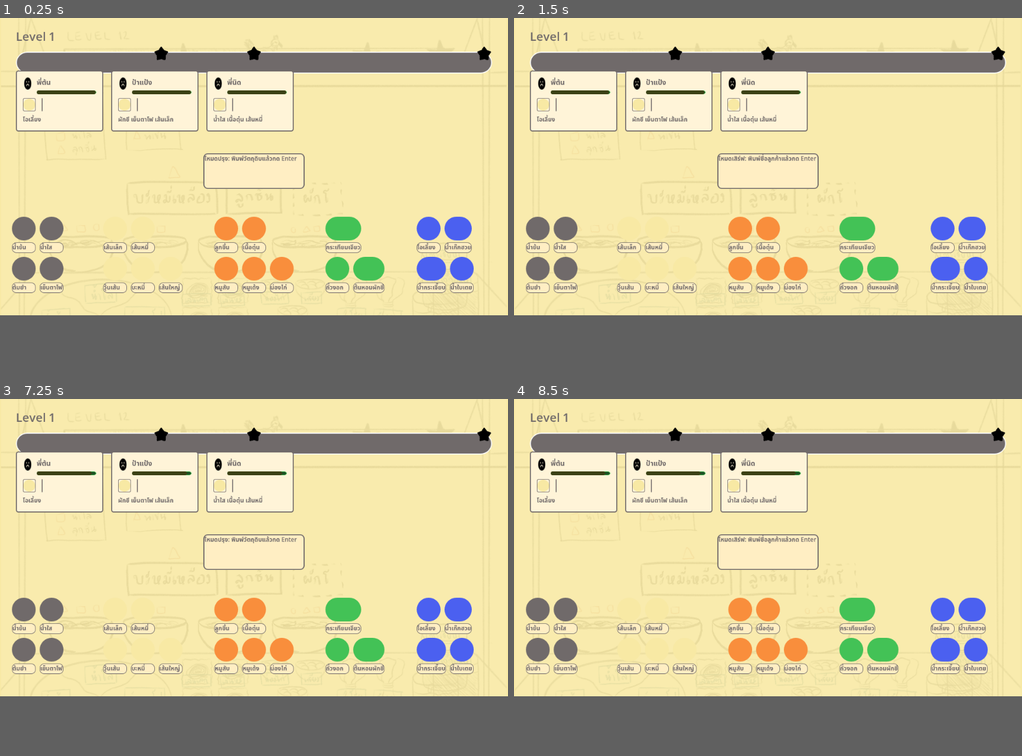
Above: before the commit, frames 1-4 (two rows, left to right).
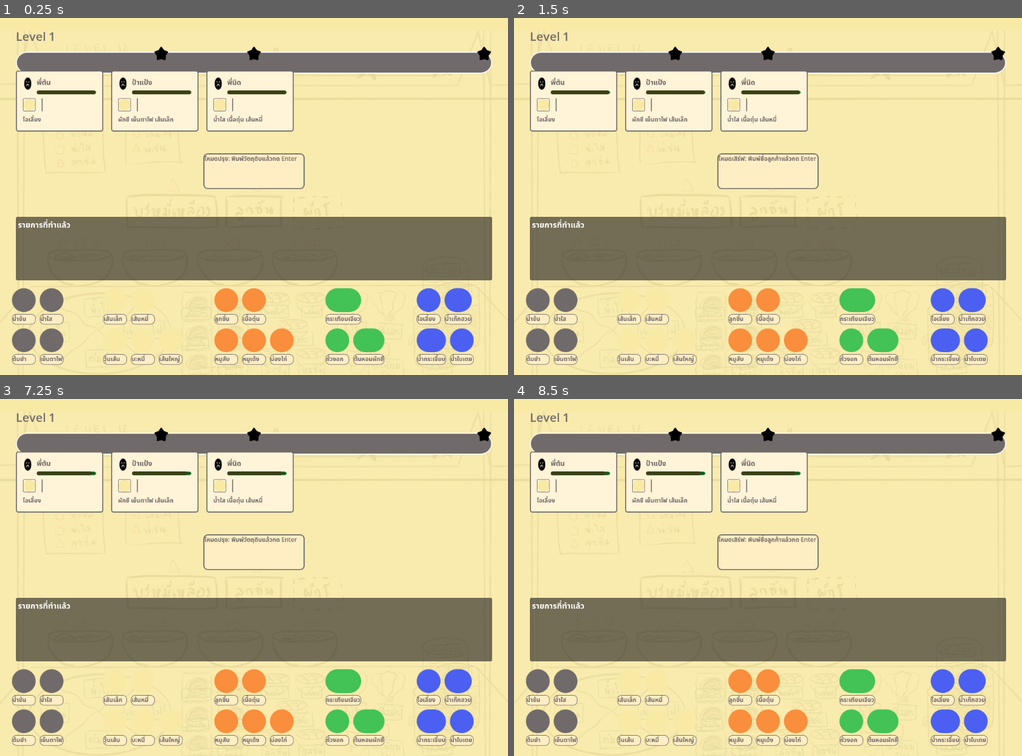
Above: after the commit, the same moments.

Repository: pcpaugust/video-game
Game: Godot game, scene res://scenes/main/Cooking.tscn
The game is run twice, just before and just after one commit, with the same random seed, the same clock (stepped at 60 frames per second) and the same inputs.
Inputs:
- Up to frame 1 (0.25 s): no input
- Up to frame 2 (1.5 s): tap Enter at 0.5, 0.6 s; tap Space at 1.25 s; tap Tab at 1.35 s
- Up to frame 3 (7.25 s): tap Enter at 2, 3.5, 3.6, 6.6 s; tap Backspace at 2.1, 5.1 s; tap Space at 2.75, 4.25 s; tap Keypad Enter at 2.85, 5.85 s; tap Tab at 4.35 s
- Up to frame 4 (8.5 s): tap Tab at 7.35 s; tap Backspace at 8.1 s
In our replay, the window is 800x468 before the commit and 800x562 after it. These sizes can differ from the game's own. Grey fills any space a smaller window leaves; there, only what the larger window draws over its background counts as a difference.

The runs differ from the first frame. In frame 1, 23% of the frame differs, in the area x 2-97%, y 31-98%; in frame 2, 23%; in frame 3, 23%; in frame 4, 23%.

Commit message:
dish table

Diff:
--- a/project.godot
+++ b/project.godot
@@ -18,7 +18,7 @@
 [display]
 
 window/size/viewport_width=1024
-window/size/viewport_height=600
+window/size/viewport_height=720
 
 [physics]
 
--- a/scenes/main/Cooking.tscn
+++ b/scenes/main/Cooking.tscn
@@ -17,9 +17,9 @@
 [node name="CanvasLayer" type="CanvasLayer" parent="." unique_id=1671593526]
 
 [node name="PanelContainer" type="PanelContainer" parent="CanvasLayer" unique_id=1041534527]
-custom_minimum_size = Vector2(1024, 600)
+custom_minimum_size = Vector2(1024, 720)
 offset_right = 1024.0
-offset_bottom = 712.0
+offset_bottom = 720.0
 theme_override_styles/panel = SubResource("StyleBoxFlat_ijlok")
 
 [node name="Background" type="TextureRect" parent="CanvasLayer/PanelContainer" unique_id=2108137782]
@@ -63,7 +63,7 @@
 size_flags_vertical = 0
 
 [node name="DishContainer" parent="CanvasLayer/PanelContainer/MarginContainer/VBoxContainer" unique_id=1222613478 instance=ExtResource("4_xdmyo")]
-visible = false
+custom_minimum_size = Vector2(0, 70)
 layout_mode = 2
 
 [node name="IngredientTable" parent="CanvasLayer/PanelContainer/MarginContainer/VBoxContainer" unique_id=83946894 instance=ExtResource("4_4vgtb")]
--- a/scenes/ui/DishContainer.tscn
+++ b/scenes/ui/DishContainer.tscn
@@ -1,11 +1,11 @@
 [gd_scene format=3 uid="uid://bn2itsdp6foer"]
 
-[ext_resource type="Script" uid="uid://bmn1s0i2mxy5s" path="res://scripts/ui/dish_container.gd" id="1_7fkh8"]
+[ext_resource type="Script" path="res://scripts/ui/dish_container.gd" id="1_7fkh8"]
 
 [node name="DishContainer" type="PanelContainer" unique_id=1222613478]
-custom_minimum_size = Vector2(0, 180)
+custom_minimum_size = Vector2(0, 80)
 offset_right = 208.0
-offset_bottom = 168.0
+offset_bottom = 128.0
 size_flags_vertical = 3
 script = ExtResource("1_7fkh8")
 
@@ -17,7 +17,7 @@
 theme_override_constants/margin_bottom = 4
 
 [node name="VBoxContainer" type="VBoxContainer" parent="MarginContainer" unique_id=417333253]
-custom_minimum_size = Vector2(200, 160)
+custom_minimum_size = Vector2(200, 120)
 layout_mode = 2
 
 [node name="Title" type="Label" parent="MarginContainer/VBoxContainer" unique_id=723520676]
@@ -25,5 +25,5 @@
 text = "รายการที่ทำแล้ว"
 
 [node name="List" type="VBoxContainer" parent="MarginContainer/VBoxContainer" unique_id=1334126301]
-custom_minimum_size = Vector2(200, 120)
+custom_minimum_size = Vector2(200, 50)
 layout_mode = 2
Not shown: 1 places in scenes/main/Cooking.tscn that only renumber resources
